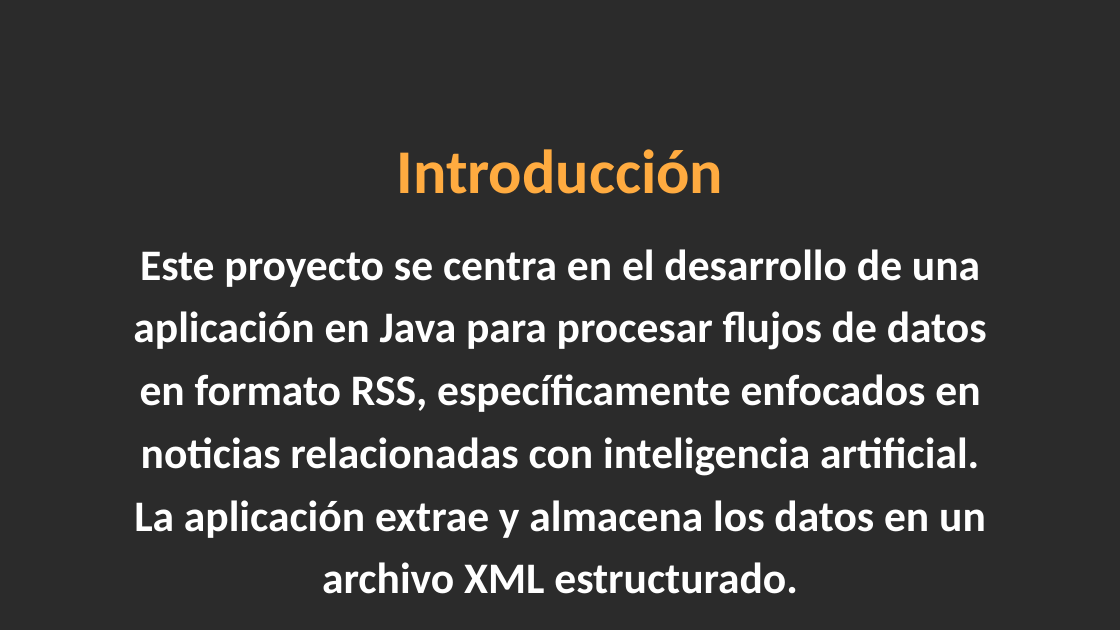
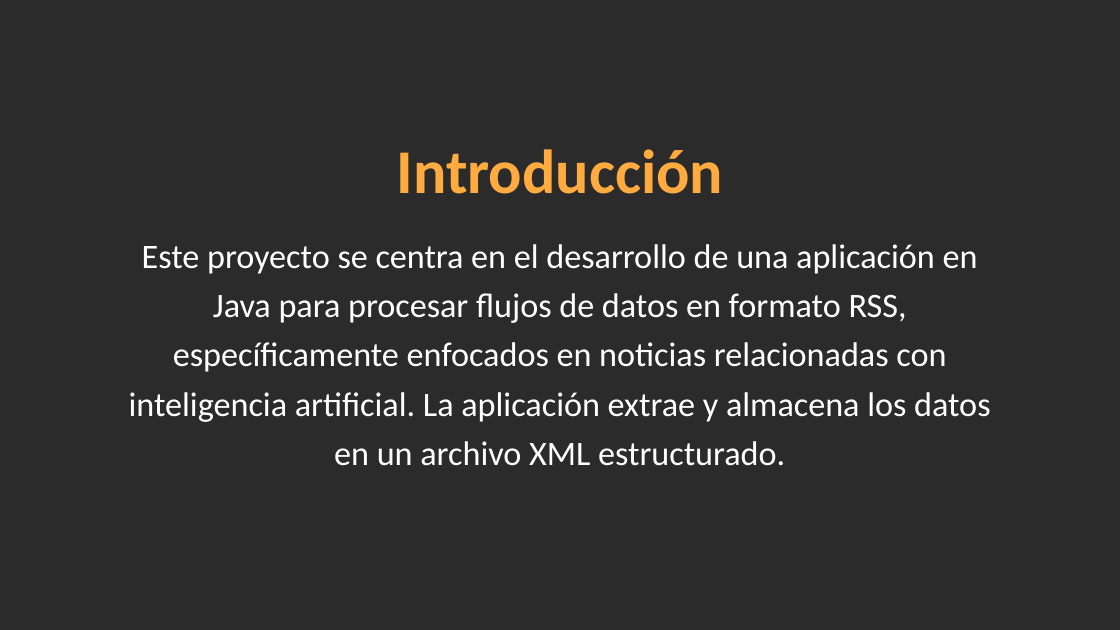
Before and after one commit to Alexfh94/EjercicioXML, a slide deck: slide 2 of PresentacionXML.pptx. Drawn at 1120x630 pixels with LibreOffice and Linux fonts; fonts in the diff are those of the drawing; background and template pictures are left out; a plain dark background stands for a picture behind light text. Boxes give left, top, right and bottom in pixels: in the first picture for what was removed or moved away, otherwise in the second. Text is boxed around its words. In the diff, an @@ line names an element or a change of style, - is before the commit and + after.

```diff
--- a/PresentacionXML.pptx
+++ b/PresentacionXML.pptx
@@ text "Este proyecto se centra en ..." at (129, 244, 990, 466): size 28 to 22 pt, bold off @@
```
Also in this commit, not shown: 7 other slides changed, 1 slide added.
